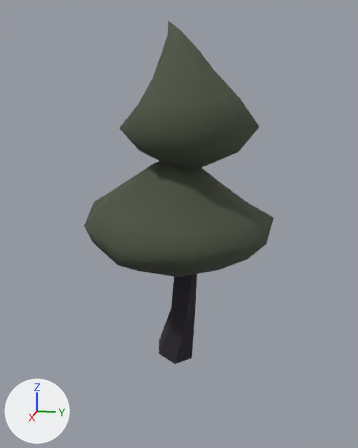
The glTF model assets/cenario/arvore/arvore_2.glb: old version first, new version second.
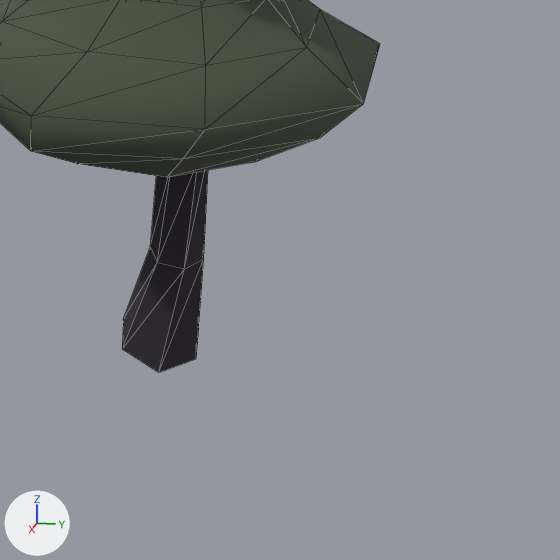
Each version is shown whole from a 50 mm lens placed at (2.259, 0.469, 1.204), pointed at (0.002, 0.018, 0.64), then close up on the part from 29% to 99% of the width and 44% to 100% of the height. Lighting does not change. The marker at lower left points along +X, +Y and +Z. The first two pictures are the older version. The close-ups show mesh edges as thin lines. Vertices at exactly the same position are counted once.

The first close-up shows 'arvore_2'.
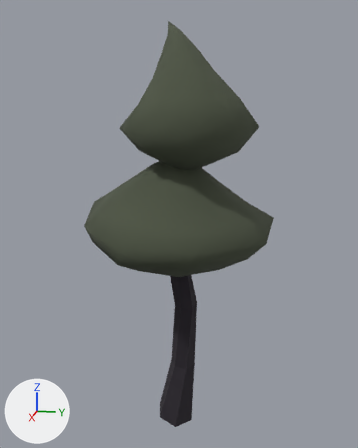
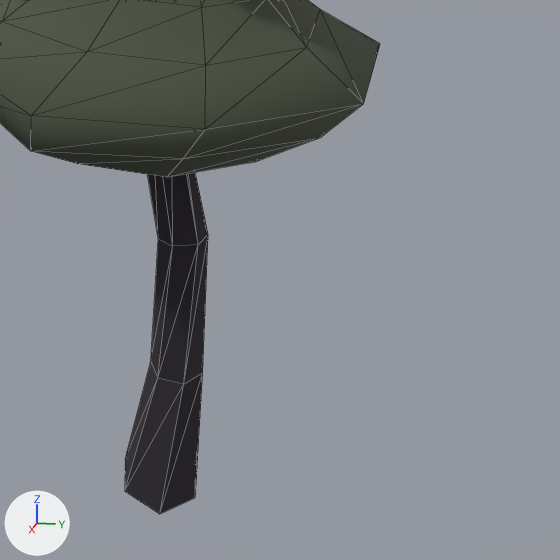
The newer file is also rescaled (x1.35), turned or shifted as a whole; pictures and numbers use the older file's frame.

Edits to the bpy script that builds the scene:
```text
Change me_arvore_2:
    used by ob_arvore_2; location = (0.0, 0.0, 0.0)
    remove me_arvore_2.from_pydata(...)  # 130 vertices, 240 faces; spans x -0.4..0.45, y -0.45..0.46, z -0.05..1.55
    add me_arvore_2.from_pydata(...)  # 130 vertices, 240 faces; spans x -0.4..0.45, y -0.45..0.46, z -0.43..1.55
    me_arvore_2 part 1: the loose piece of 30 vertices spanning x -0.1..0.13, y -0.09..0.12, z -0.05..0.95 is multiplied about its middle by the matrix ((1.009, 0.0, 0.041), (0.011, 1.003, 0.007), (0.065, 0.043, 1.395)), then moved by (-0.02, 0.0, -0.2)
```

Where the change shows, as pixel boxes (x1, y1, x2, y2) in the close-ups (560 x 560 px; the box of a moved part takes in the faces that stretch with it):
'arvore_2', reshaped: before (0, 0, 380, 372); after (0, 0, 380, 514)
part 1 of me_arvore_2, moved or reshaped: before (122, 170, 208, 372); after (125, 172, 208, 514)
